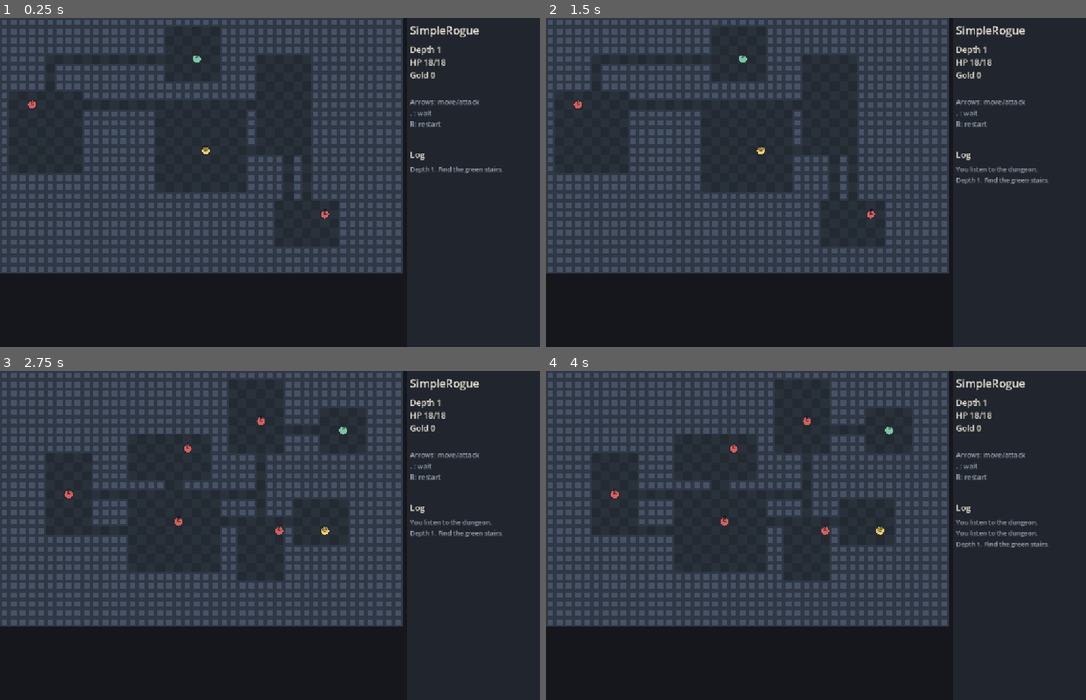
Above: before the commit, frames 1-4 (two rows, left to right).
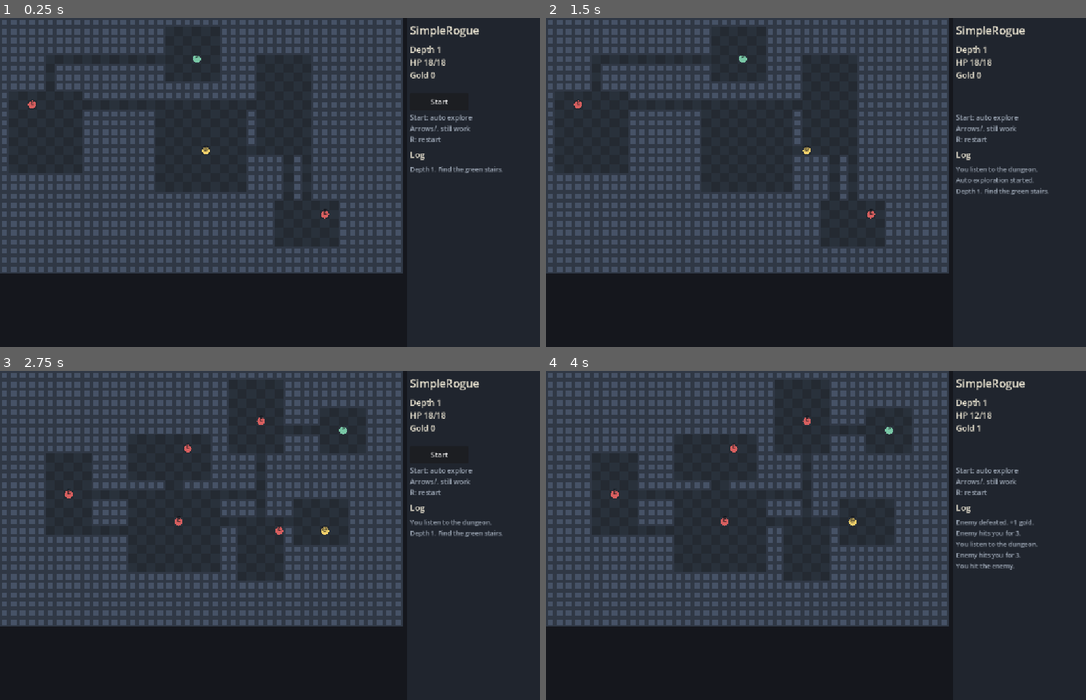
Above: after the commit, the same moments.

Repository: torafugu/anarogue
Game: Godot game, scene res://scenes/Main.tscn
Two runs of this game, one before a commit and one after it. Both use one fixed random seed, a clock stepped at 60 frames per second and the inputs below.
Inputs (mouse positions are in pixels of both pictures, inside the frame that each line leads up to):
- Up to frame 1 (0.25 s): no input
- Up to frame 2 (1.5 s): click (983, 100) at 0.5 s, where only the run after the commit has a clickable "Start"; tap Enter at 1.25 s; hold Right (move_right) from 1.28 s (still down); tap . (wait_turn) at 1.35 s
- Up to frame 3 (2.75 s): tap R (restart) at 2 s; release Right (move_right) at 2.03 s; hold Down (move_down) from 2.03 s (still down); tap . (wait_turn) at 2.1 s
- Up to frame 4 (4 s): release Down (move_down) at 2.75 s; click (983, 453) at 2.75 s, where only the run after the commit has a clickable "Start"; hold Right (move_right) from 3.53 s (still down); tap . (wait_turn) at 3.6 s

The runs differ from the first frame. In frame 1, 0.5% of the frame differs, in the area x 75-89%, y 24-38%; in frame 2, 0.8%; in frame 3, 0.5%; in frame 4, 1.2%, in the area x 51-93%, y 12-61%.

Commit message:
20260518 work

Diff:
--- a/scripts/Main.gd
+++ b/scripts/Main.gd
@@ -7,6 +7,7 @@
 const MAX_ROOMS := 11
 const MIN_ROOM_SIZE := 5
 const MAX_ROOM_SIZE := 11
+const AUTO_TURN_DELAY := 0.18
 
 const TILE_WALL := 0
 const TILE_FLOOR := 1
@@ -46,12 +47,27 @@
 var log_file: FileAccess
 var run_id := ""
 var turn_count := 0
+var auto_turn_elapsed := 0.0
+var auto_exploration_started := false
+var start_button: Button
 
 func _ready() -> void:
 	rng.randomize()
+	create_start_button()
 	open_log_file()
 	start_run_log()
 	new_floor()
+
+func _process(delta: float) -> void:
+	if game_over or not auto_exploration_started:
+		return
+
+	auto_turn_elapsed += delta
+	if auto_turn_elapsed < AUTO_TURN_DELAY:
+		return
+
+	auto_turn_elapsed = 0.0
+	run_auto_player_turn()
 
 func _unhandled_input(event: InputEvent) -> void:
 	if not event.is_pressed() or event.is_echo():
@@ -93,10 +109,40 @@
 	player["gold"] = 0
 	player["depth"] = 1
 	turn_count = 0
+	auto_turn_elapsed = 0.0
+	auto_exploration_started = false
 	game_over = false
 	messages.clear()
+	update_start_button_state()
 	start_run_log()
 	new_floor()
+
+func create_start_button() -> void:
+	start_button = Button.new()
+	start_button.text = "Start"
+	start_button.position = Vector2(MAP_WIDTH * TILE_SIZE + 16, 164)
+	start_button.size = Vector2(128, 38)
+	start_button.focus_mode = Control.FOCUS_NONE
+	start_button.pressed.connect(_on_start_button_pressed)
+	add_child(start_button)
+
+func _on_start_button_pressed() -> void:
+	if game_over:
+		return
+
+	auto_exploration_started = true
+	auto_turn_elapsed = 0.0
+	update_start_button_state()
+	log_user_action("start", "auto_exploration_started")
+	add_message("Auto exploration started.")
+	queue_redraw()
+
+func update_start_button_state() -> void:
+	if not start_button:
+		return
+
+	start_button.visible = not auto_exploration_started and not game_over
+	start_button.disabled = auto_exploration_started or game_over
 
 func new_floor() -> void:
 	map.clear()
@@ -185,6 +231,94 @@
 			"hp": 8 + player["depth"] * 2,
 			"attack": 2 + player["depth"],
 		})
+
+func run_auto_player_turn() -> void:
+	var direction := choose_auto_player_direction()
+	if direction == Vector2i.ZERO:
+		turn_count += 1
+		log_user_action("auto_wait", "turn_advanced")
+		add_message("You listen to the dungeon.")
+		run_enemy_turn()
+		queue_redraw()
+		return
+
+	player_act(direction)
+
+func choose_auto_player_direction() -> Vector2i:
+	var adjacent_enemy_direction := direction_to_adjacent_enemy()
+	if adjacent_enemy_direction != Vector2i.ZERO:
+		return adjacent_enemy_direction
+
+	var destination := stairs_pos
+	if not enemies.is_empty():
+		destination = nearest_enemy_pos()
+
+	return find_next_step_toward(destination)
+
+func direction_to_adjacent_enemy() -> Vector2i:
+	var directions := [
+		Vector2i.UP,
+		Vector2i.DOWN,
+		Vector2i.LEFT,
+		Vector2i.RIGHT,
+	]
+	for direction in directions:
+		if enemy_at(player["pos"] + direction) != -1:
+			return direction
+	return Vector2i.ZERO
+
+func nearest_enemy_pos() -> Vector2i:
+	var best_pos: Vector2i = enemies[0]["pos"]
+	var best_distance: int = player["pos"].distance_squared_to(best_pos)
+	for enemy in enemies:
+		var enemy_pos: Vector2i = enemy["pos"]
+		var distance: int = player["pos"].distance_squared_to(enemy_pos)
+		if distance < best_distance:
+			best_distance = distance
+			best_pos = enemy_pos
+	return best_pos
+
+func find_next_step_toward(destination: Vector2i) -> Vector2i:
+	var start: Vector2i = player["pos"]
+	var frontier: Array[Vector2i] = [start]
+	var came_from := {
+		start: start,
+	}
+	var directions := [
+		Vector2i.UP,
+		Vector2i.DOWN,
+		Vector2i.LEFT,
+		Vector2i.RIGHT,
+	]
+
+	while not frontier.is_empty():
+		var current: Vector2i = frontier.pop_front()
+		if current == destination:
+			break
+
+		for direction in directions:
+			var next: Vector2i = current + direction
+			if came_from.has(next):
+				continue
+			if not is_auto_path_walkable(next, destination):
+				continue
+
+			frontier.append(next)
+			came_from[next] = current
+
+	if not came_from.has(destination):
+		return Vector2i.ZERO
+
+	var current := destination
+	while came_from[current] != start:
+		current = came_from[current]
+
+	return current - start
+
+func is_auto_path_walkable(pos: Vector2i, destination: Vector2i) -> bool:
+	if not is_walkable(pos):
+		return false
+	return pos == destination or enemy_at(pos) == -1
 
 func player_act(direction: Vector2i) -> void:
 	var target: Vector2i = player["pos"] + direction
@@ -275,6 +409,7 @@
 			if player["hp"] <= 0:
 				player["hp"] = 0
 				game_over = true
+				update_start_button_state()
 				log_battle_result("player_defeated", {
 					"final_depth": player["depth"],
 					"final_gold": player["gold"],
@@ -423,9 +558,9 @@
 	draw_string(font, Vector2(hud_x, 104), "HP %d/%d" % [player["hp"], player["max_hp"]], HORIZONTAL_ALIGNMENT_LEFT, -1, 18, COLORS["danger"] if player["hp"] <= 6 else COLORS["text"])
 	draw_string(font, Vector2(hud_x, 132), "Gold %d" % player["gold"], HORIZONTAL_ALIGNMENT_LEFT, -1, 18, COLORS["text"])
 
-	draw_string(font, Vector2(hud_x, 190), "Arrows: move/attack", HORIZONTAL_ALIGNMENT_LEFT, -1, 15, COLORS["muted"])
-	draw_string(font, Vector2(hud_x, 214), ". : wait", HORIZONTAL_ALIGNMENT_LEFT, -1, 15, COLORS["muted"])
-	draw_string(font, Vector2(hud_x, 238), "R: restart", HORIZONTAL_ALIGNMENT_LEFT, -1, 15, COLORS["muted"])
+	draw_string(font, Vector2(hud_x, 224), "Start: auto explore", HORIZONTAL_ALIGNMENT_LEFT, -1, 15, COLORS["muted"])
+	draw_string(font, Vector2(hud_x, 248), "Arrows/. still work", HORIZONTAL_ALIGNMENT_LEFT, -1, 15, COLORS["muted"])
+	draw_string(font, Vector2(hud_x, 272), "R: restart", HORIZONTAL_ALIGNMENT_LEFT, -1, 15, COLORS["muted"])
 
 	draw_string(font, Vector2(hud_x, 306), "Log", HORIZONTAL_ALIGNMENT_LEFT, -1, 18, COLORS["text"])
 	for i in range(messages.size()):
Not shown, changed: README.md
Not shown, changed: USER_MANUAL.md
